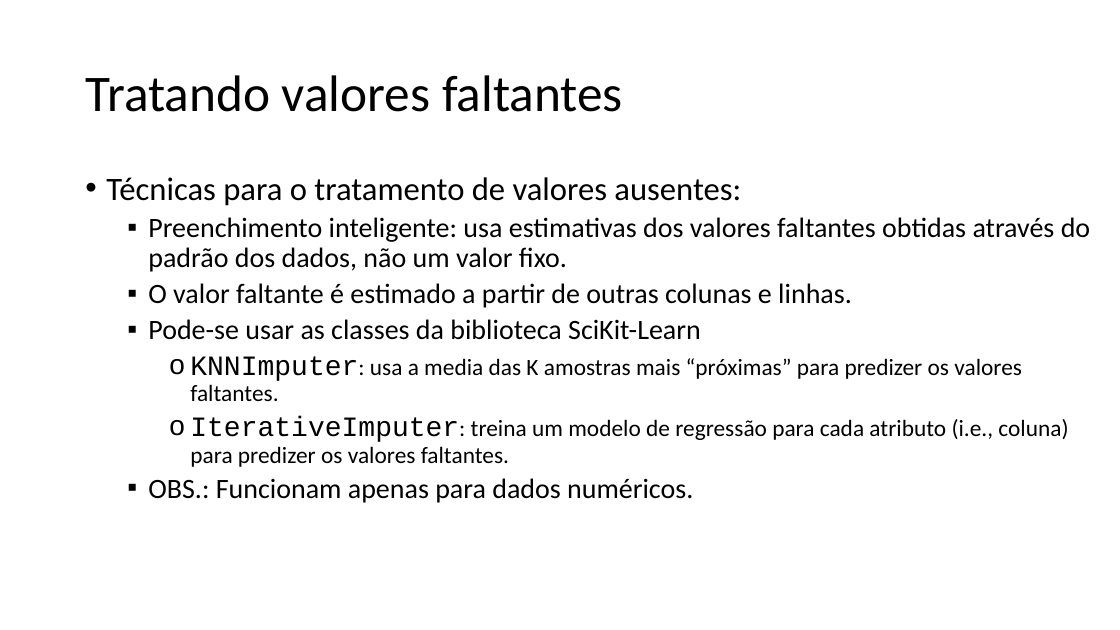
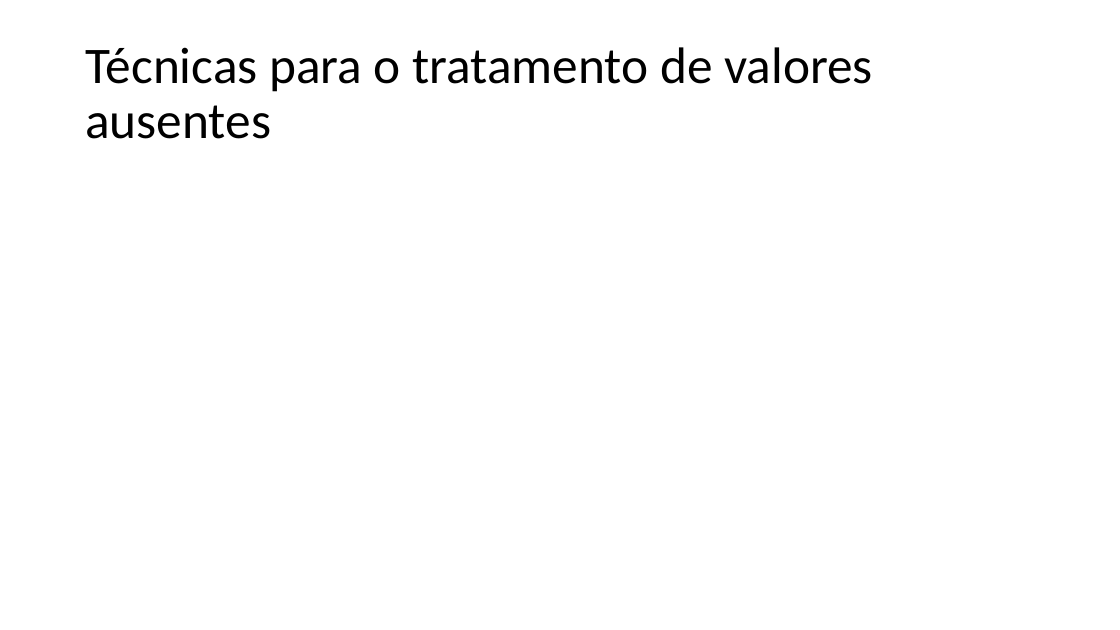
Before and after one commit to zz4fap/c24_inteligencia_artificial, a slide deck: slide 55 of slides/C24_EDA.pptx (slide 18 before the commit). Drawn at 1120x630 pixels with LibreOffice and Linux fonts; fonts in the diff are those of the drawing; grey boxes stand for pictures. Boxes give left, top, right and bottom in pixels: in the first picture for what was removed or moved away, otherwise in the second. Text is boxed around its words. In the diff, an @@ line names an element or a change of style, - is before the commit and + after.

```diff
--- a/slides/C24_EDA.pptx
+++ b/slides/C24_EDA.pptx
@@ title at (85, 47, 873, 139): text changed @@
-Tratando valores faltantes
+Técnicas para o tratamento de valores ausentes
@@ text removed at (106, 177, 1090, 503) @@
-• Técnicas para o tratamento de valores ausentes:
-  ▪ Preenchimento inteligente: usa estimativas dos valores faltantes obtidas através do padrão dos dados, não um valor fixo.
-  ▪ O valor faltante é estimado a partir de outras colunas e linhas.
-  ▪ Pode-se usar as classes da biblioteca SciKit-Learn
-    o KNNImputer: usa a media das K amostras mais “próximas” para predizer os valores faltantes.
-    o IterativeImputer: treina um modelo de regressão para cada atributo (i.e., coluna) para predizer os valores faltantes.
-  ▪ OBS.: Funcionam apenas para dados numéricos.
```
Also in this commit, not shown: 25 other slides changed, 7 slides added, 1 slide removed.
